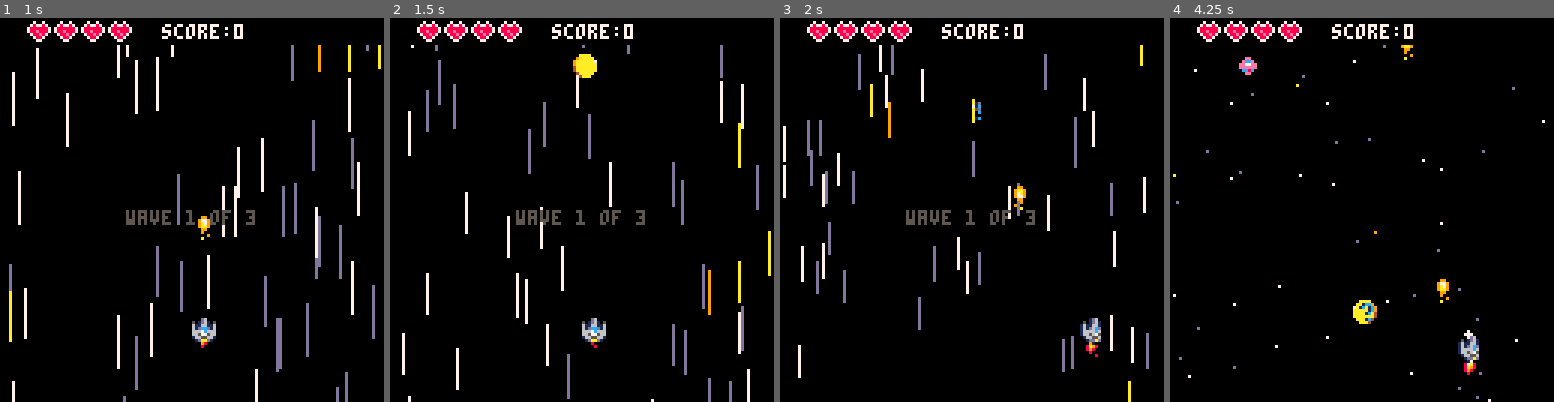
Above: before the commit, frames 1-4 (left to right).
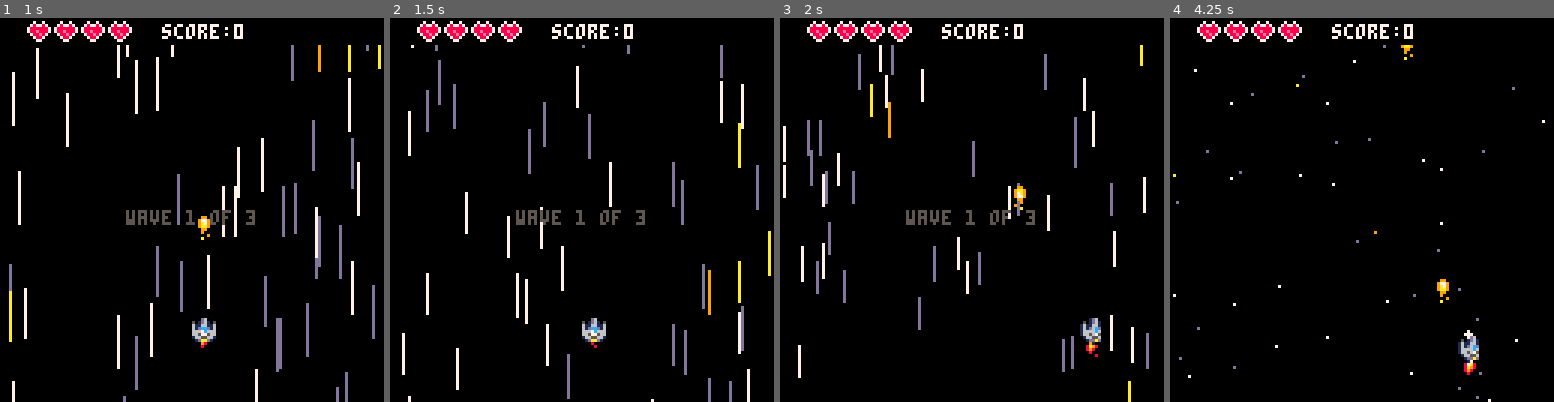
Above: after the commit, the same moments.

Repository: eduszesz/shmup
Game: PICO-8 cartridge myshmup.p8
Same seed, same stepped clock (60 frames per second), same inputs: the game is played once before the commit and once after it.
Inputs:
- Up to frame 1 (1 s): tap X (X key) at 0.33 s; tap O (Z key) at 0.7 s
- Up to frame 2 (1.5 s): tap X (X key) at 1.07 s
- Up to frame 3 (2 s): hold Right from 1.6 s (still down); tap O (Z key) at 1.7 s; tap X (X key) at 1.85 s
- Up to frame 4 (4.25 s): release Right at 2.1 s; tap O (Z key) every 0.4 s from 2.1 to 4.1 s; hold Up 2.15-2.42 s; hold Right 2.47-3.03 s; tap X (X key) at 2.97, 4.08 s; hold Left 3.08-3.58 s; hold Down 3.63-3.97 s; hold Right from 4.02 s (still down)

Frame 1 is identical in both runs. In frame 2, 0.3% of the frame differs, in the area x 47-54%, y 9-16%; in frame 3, 0.1%; in frame 4, 0.5%, in the area x 17-54%, y 10-80%.

Commit message:
bonus logic, died sound effects, enemy state machine

Diff:
--- a/myshmup.p8
+++ b/myshmup.p8
@@ -7,7 +7,7 @@
 function _init()
 	t=0
 	wtimer=90 --wave timer
-	dtimer=30 --ship death timer
+	dtimer=60 --ship death timer
 	enec=1
 	cwave=1
 	lwave=3
@@ -15,6 +15,7 @@
 	state="start"
 	score=0
 	win=false
+	give=true
 	ship={
 		sp=2,
 		x=64,
@@ -40,7 +41,7 @@
 						spi=38,
 						x=rnd(100)+10,
 						y=-10,
-						sy=1,
+						sy=0,
 						age=0,
 						t=0,
 						typ=nil,
@@ -62,7 +63,7 @@
 	frate=5
 	firetyp=1
 
-	bonustyp={"shield on","1 up!","triple fire","multi fire","mega fire"}
+	bonustyp={"shield on","1 up!","triple fire","multi fire","mega fire","1 up!"}
 
 	----------------------------
 	-- required for fade
@@ -90,6 +91,7 @@
 	end
 
 	if state=="wave" then
+		e_bullets={}
 		update_game()
 		wtimer-=1
 		if wtimer<=0 then
@@ -102,7 +104,7 @@
 		update_game()
 		dtimer-=1
 		if dtimer<=0 then
-			dtimer=30
+			dtimer=60
 			fadeout()
 			state="over"
 		end
@@ -348,20 +350,12 @@
 end
 
 function upenemies()
-	--[[local picke=rnd(enemies)
+	local picke=rnd(enemies)
 	if t%90==0 and picke.md=="wait" then
 		picke.md="fly"
-	end]]
-
-	if t%90==0 then
-		enec+=1
-	end
-	if enec>#enemies then
-		enec=1
-	end
-	if enemies[enec].md=="wait" then
-		enemies[enec].md="fly"
-	end
+	end
+
+
 	for e in all(enemies) do
 		if e.md=="fly" then
 			e.y+=(e.tgy-e.y)/4
@@ -378,6 +372,22 @@
 
 			if t%60==0 then
 				if rnd()>0.8 then
+					e.imm=true
+					ene_fire(e,1,2)
+				end
+			end
+
+			if e.typ==12 then
+				if e.x>120 then
+					e.sx=-1
+					e.y+=8
+				end
+				if e.x<8 then
+					e.sx=1
+					e.y+=8
+				end
+				if t%30==0 and
+				rnd()>0.7 then
 					e.imm=true
 					ene_fire(e,1,2)
 				end
@@ -393,22 +403,6 @@
 				end
 			end
 
-			if e.typ==12 then
-				if e.x>120 then
-					e.sx=-1
-					e.y+=8
-				end
-				if e.x<8 then
-					e.sx=1
-					e.y+=8
-				end
-				if t%30==0 and
-				rnd()>0.7 then
-					e.imm=true
-					ene_fire(e,1,2)
-				end
-			end
-
 			if e.typ==20 or e.typ==22 then
 				if e.y==ship.y then
 					e.sy=0
@@ -432,6 +426,11 @@
 				end
 			end
 
+			if e.typ==24 then
+				e.x=e.tgx+8*cos(e.f+t/100)
+				e.y=e.tgy+8*sin(e.f+t/100)
+			end
+
 			if e.typ==28 then
 				if abs(e.x-ship.x)<3 and
 				e.y<ship.y then
@@ -453,7 +452,9 @@
 				end
 			end
 
-			if e.typ!=16 then
+			if e.typ==8 or e.typ==12 or
+			 e.typ==20 or e.typ==22 or
+			 e.typ==28 then
 				e.x+=e.sx
 				e.y+=e.sy
 			end
@@ -602,6 +603,10 @@
 		--mkenemy()
 	end
 	if ship.h<=0 then
+		explode(ship.x+4,ship.y+4,2,20)
+		fracture(ship.x+4,ship.y+4,"ship")
+		shake=5
+		sfx(3)
 		state="died"
 	end
 end
@@ -741,6 +746,9 @@
 		e.sx=0.25
 		e.box={x1=0,y1=0,x2=15,y2=15}
 	end
+	if e.typ==24 then
+		e.tgy=30
+	end
 	if e.typ==20 then
 		e.ani=1
 	end
@@ -910,6 +918,7 @@
 	fracture(ship.x+4,ship.y+4,"ship")
 	explode(ship.x+4,ship.y+4,2,10)
 	ship.h-=1
+	sfx(2)
 end
 
 function upshield()
@@ -924,11 +933,18 @@
 end
 
 function upbonus()
+	if score%7==0 and score!=0
+		and give then
+		bonus.sy=1
+		give=false
+	end
+
 	immortal(bonus,10)
 	bonus.y+=bonus.sy
 	bonus.t-=1
 	if bonus.y>128 then
 		bonus.y=-10
+		bonus.sy=0
 	end
 	if coll(ship,bonus) then
 		if not bonus.imm then
@@ -936,9 +952,11 @@
 			explode(bonus.x+4,bonus.y+4,2,20)
 			bonus.imm=true
 			bonus.y=-10
+			bonus.sy=0
 			bonus.x=rnd(100)+10
 			sfx(4)
 			bonus.t=150
+			score+=1
 			if txt=="shield on" then
 				ship.sh=true
 				shield.t=300
@@ -946,7 +964,6 @@
 			if txt=="1 up!" then
 				if ship.h<4 then
 					ship.h+=1
-					bonus.t=0
 				else
 					txt="triple fire"
 				end
@@ -967,6 +984,7 @@
 	if bonus.t<0 then
 				firetyp=1
 				bonus.t=0
+				give=true
 	end
 end
 
@@ -978,7 +996,7 @@
 		if bonus.sp>(bonus.spi+3) then
 			bonus.sp=bonus.spi
 		end
-	if bonus.typ!="shield on" then
+	if firetyp>1 then
 		line(126,128,126,128-(bonus.t),10)
 	end
 	spr(bonus.sp,bonus.x,bonus.y)
@@ -995,8 +1013,8 @@
 
 function mkwave()
 	if cwave==1 then
-		local lvl={{8,12,16,20,24},
-												{28,8,8,8,8}}
+		local lvl={{24,24,24,24,24},
+												{8,8,8,8,8}}
 		local size=#lvl[1]*#lvl
 		placeenemies(lvl,size)
 	end
